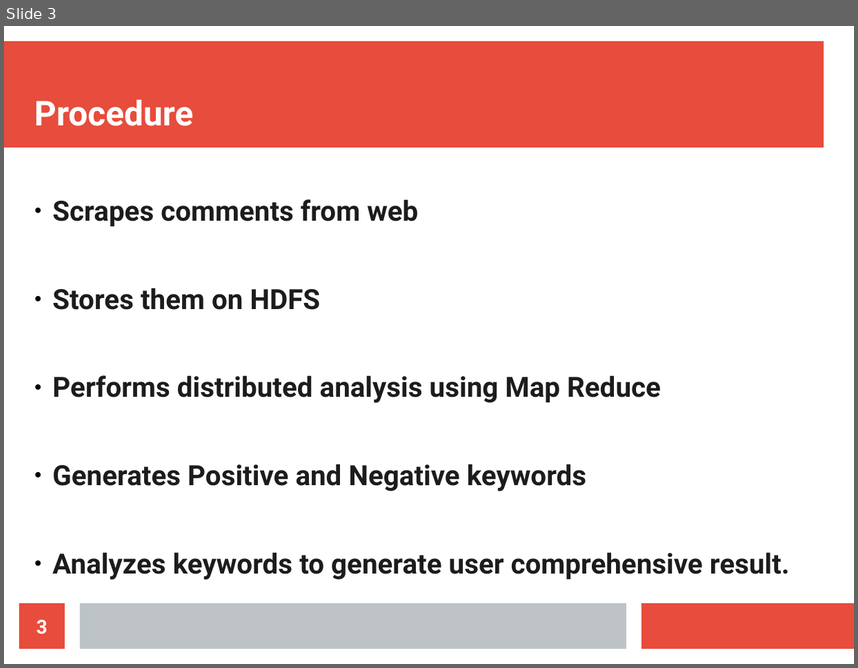
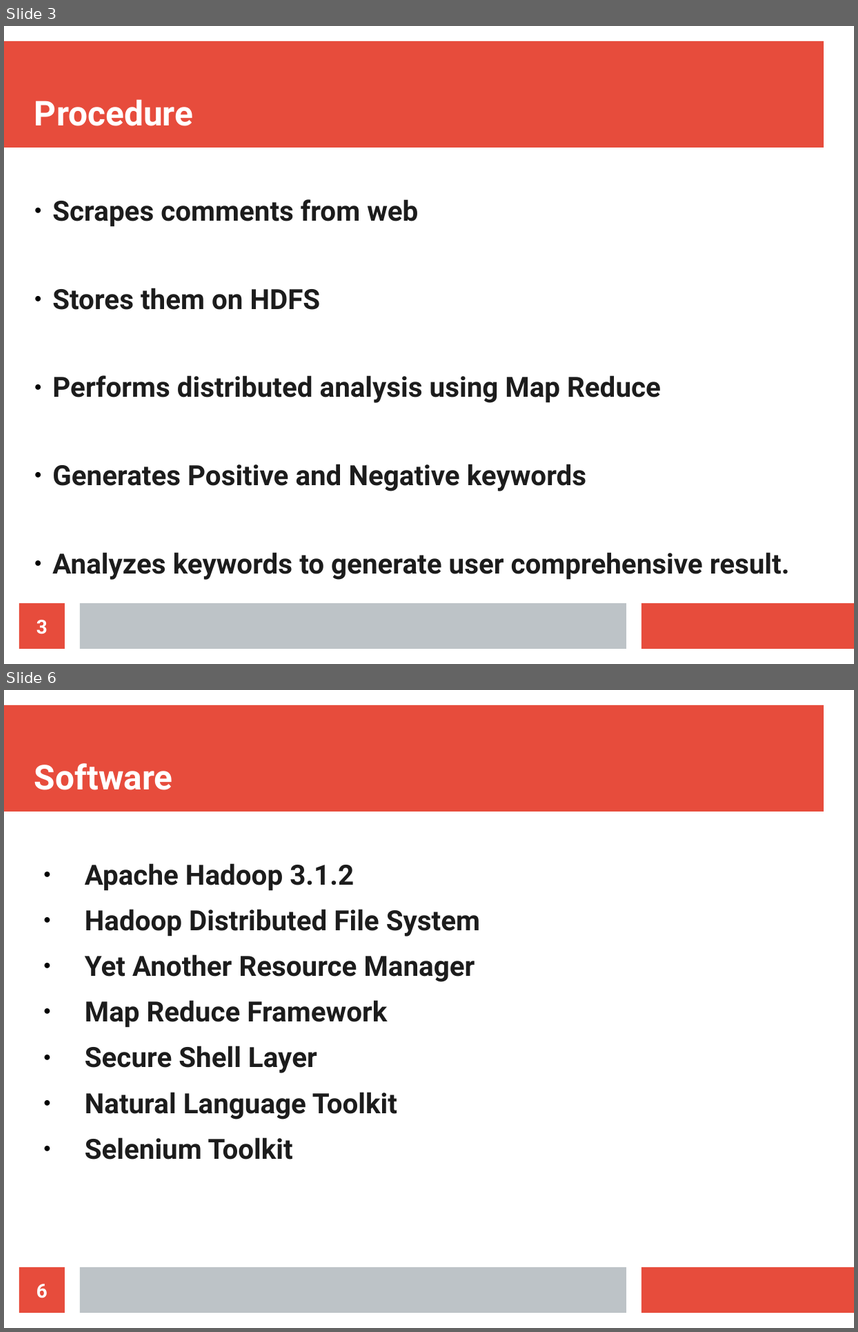
Before and after one commit to AdarshShah/OpinionMining, a slide deck: Project.odp. Shown one above the other, each under a label of ours: slide 3 before the commit, slides 3 and 6 after it; the slides between them are not shown. The pictures are 858x668 and 858x1332 pixels, drawn with LibreOffice and Linux fonts; fonts in the diff are those of the drawing. Boxes give left, top, right and bottom in pixels: in the first picture for what was removed or moved away, otherwise in the second. Text is boxed around its words. In the diff, an @@ line names an element or a change of style, - is before the commit and + after.

```diff
--- a/Project.odp
+++ b/Project.odp
@@ slide 6 added at (x1=4, y1=690, x2=854, y2=1328), background #FFFFFF; not listed: 3 template elements that a slide beside it also shows @@
@@ title added at (x1=34, y1=763, x2=173, y2=790), 32 pt, text #FFFFFF, bold @@
+Software
@@ text added at (x1=85, y1=863, x2=480, y2=1159), 26 pt, text #1C1C1C, bold @@
+● Apache Hadoop 3.1.2
+● Hadoop Distributed File System
+● Yet Another Resource Manager
+● Map Reduce Framework
+● Secure Shell Layer
+● Natural Language Toolkit
+● Selenium Toolkit
@@ page number added at (x1=19, y1=1267, x2=65, y2=1312), fill #E74C3C, 18 pt, text #FFFFFF, bold @@
+6
```
Also in this commit, not shown: 4 other slides added, 2 slides removed, 1 other file.
